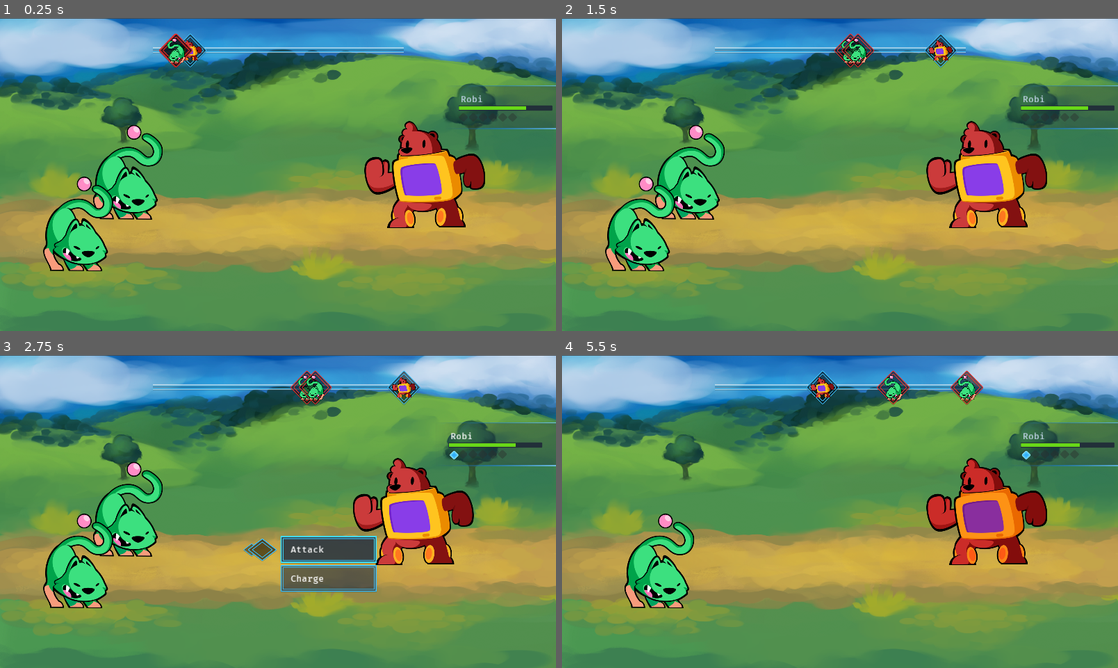
Above: before the commit, frames 1-4 (two rows, left to right).
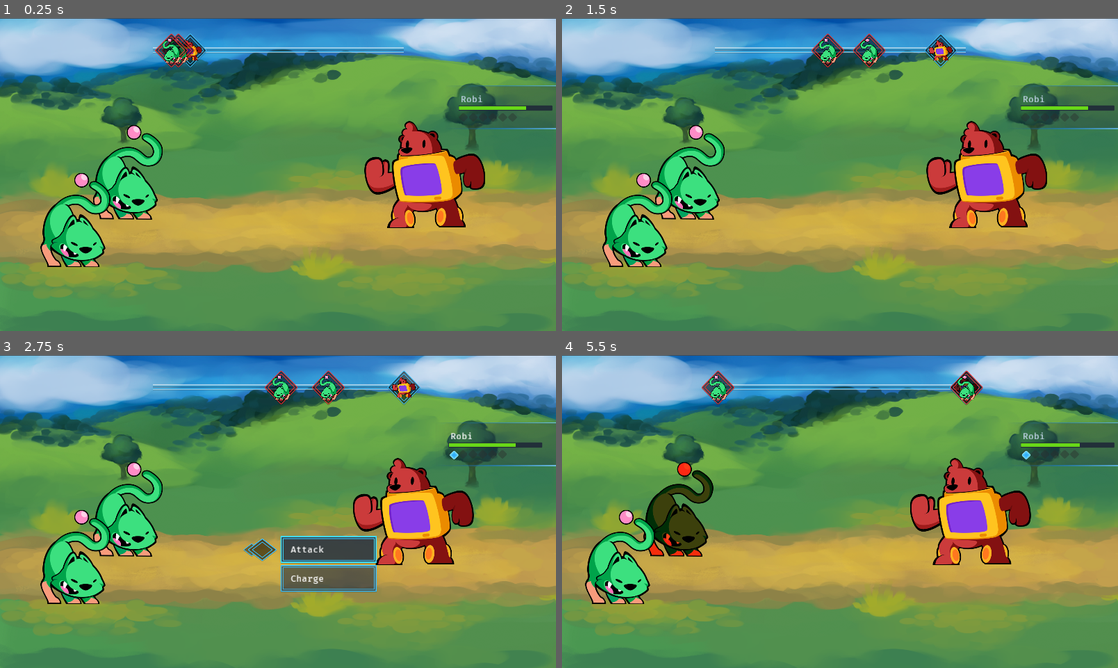
Above: after the commit, the same moments.

Repository: gdquest-demos/godot-2d-jrpg-combat
Game: Godot game, scene res://CombatDemo.tscn
Same seed, same stepped clock (60 frames per second), same inputs: the game is played once before the commit and once after it.
Inputs:
- Up to frame 1 (0.25 s): no input
- Up to frame 2 (1.5 s): tap Enter (ui_accept) at 0.5, 0.77 s; hold Right (ui_right) 0.53-1.28 s; hold Down (ui_down) from 1.28 s (still down)
- Up to frame 3 (2.75 s): tap Enter (ui_accept) at 1.52 s; release Down (ui_down) at 2.03 s; hold Right (ui_right) from 2.03 s (still down)
- Up to frame 4 (5.5 s): release Right (ui_right) at 2.78 s; hold Up (ui_up) 2.78-3.53 s; tap Enter (ui_accept) at 3.02, 3.77, 4.52 s; hold Left (ui_left) 3.53-5.03 s; hold Down (ui_down) from 5.03 s (still down)

The runs differ from the first frame. In frame 1, 2.0% of the frame differs, in the area x 7-35%, y 4-81%; in frame 2, 2.5%; in frame 3, 2.6%; in frame 4, 12%, in the area x 4-88%, y 4-81%.

Commit message:
Add animated damage label, update battlers

Diff:
--- a/godot/CombatDemo.gd
+++ b/godot/CombatDemo.gd
@@ -3,6 +3,7 @@
 onready var active_turn_queue := $ActiveTurnQueue
 onready var ui_turn_bar := $UI/UITurnBar
 onready var ui_battler_hud_list := $UI/UIBattlerHUDList
+onready var ui_damage_label_builder := $UI/UIDamageLabelBuilder
 
 
 func _ready() -> void:
@@ -14,3 +15,4 @@
 
 	ui_turn_bar.setup(active_turn_queue.battlers)
 	ui_battler_hud_list.setup(in_party)
+	ui_damage_label_builder.setup(battlers)
--- a/godot/CombatDemo.tscn
+++ b/godot/CombatDemo.tscn
@@ -1,44 +1,23 @@
-[gd_scene load_steps=21 format=2]
+[gd_scene load_steps=13 format=2]
 
 [ext_resource path="res://CombatSystem/Background/grasslands.png" type="Texture" id=1]
-[ext_resource path="res://CombatSystem/Battler/Actions/AttackAction.gd" type="Script" id=2]
+[ext_resource path="res://CombatSystem/UserInterface/UIDamageLabelBuilder.tscn" type="PackedScene" id=3]
 [ext_resource path="res://CombatSystem/UserInterface/UISelectBattlerArrow.tscn" type="PackedScene" id=4]
 [ext_resource path="res://CombatSystem/ActiveTurnQueue.gd" type="Script" id=5]
 [ext_resource path="res://CombatSystem/Battler/Characters/BugCat.tscn" type="PackedScene" id=6]
-[ext_resource path="res://CombatSystem/Battler/Battler.gd" type="Script" id=7]
-[ext_resource path="res://CombatSystem/Battler/Animation/BattlerAnim.tscn" type="PackedScene" id=8]
 [ext_resource path="res://CombatSystem/Battler/Characters/Bear.tscn" type="PackedScene" id=9]
-[ext_resource path="res://CombatSystem/Battler/BattlerUIData.gd" type="Script" id=10]
 [ext_resource path="res://CombatDemo.gd" type="Script" id=11]
 [ext_resource path="res://CombatSystem/UserInterface/UITurnBar/UITurnBar.tscn" type="PackedScene" id=12]
 [ext_resource path="res://CombatSystem/Battler/BattlerStats.gd" type="Script" id=13]
 [ext_resource path="res://CombatSystem/UserInterface/UIBattlerHUD/UIBattlerHUDList.tscn" type="PackedScene" id=14]
-[ext_resource path="res://CombatSystem/Battler/AI/BattlerAI.gd" type="Script" id=15]
 [ext_resource path="res://CombatSystem/UserInterface/UIActionMenu/UIActionMenu.tscn" type="PackedScene" id=16]
-[ext_resource path="res://CombatSystem/Battler/Animation/bugcat.png" type="Texture" id=17]
-
-
 
 [sub_resource type="Resource" id=1]
 script = ExtResource( 13 )
 max_health = 100.0
 max_energy = 6
-attack = 12.0
-speed = 38.0
-
-[sub_resource type="Resource" id=2]
-script = ExtResource( 15 )
-
-[sub_resource type="Resource" id=3]
-script = ExtResource( 2 )
-label = "Attack"
-is_targetting_self = false
-is_targetting_all = false
-
-[sub_resource type="Resource" id=4]
-script = ExtResource( 10 )
-display_name = "BugCat"
-texture = ExtResource( 17 )
+attack = 22.0
+speed = 30.0
 
 [node name="CombatDemo" type="Node2D"]
 script = ExtResource( 11 )
@@ -64,26 +43,9 @@
 [node name="BugCat" parent="ActiveTurnQueue" instance=ExtResource( 6 )]
 position = Vector2( 441.6, 695.008 )
 
-[node name="BugCat2" type="Node2D" parent="ActiveTurnQueue"]
-position = Vector2( 269.6, 871.168 )
-script = ExtResource( 7 )
-__meta__ = {
-"_edit_group_": true
-}
+[node name="BugCat2" parent="ActiveTurnQueue" instance=ExtResource( 6 )]
+position = Vector2( 260.636, 860.098 )
 stats = SubResource( 1 )
-ai = SubResource( 2 )
-actions = [ SubResource( 3 ) ]
-ui_data = SubResource( 4 )
-
-[node name="BattlerAnim" parent="ActiveTurnQueue/BugCat2" instance=ExtResource( 8 )]
-scale = Vector2( -1, 1 )
-
-[node name="Pivot" parent="ActiveTurnQueue/BugCat2/BattlerAnim" index="0"]
-scale = Vector2( -1, 1 )
-
-[node name="mascot-cat" type="Sprite" parent="ActiveTurnQueue/BugCat2/BattlerAnim/Pivot" index="1"]
-texture = ExtResource( 17 )
-offset = Vector2( 0, -160.809 )
 
 [node name="UI" type="CanvasLayer" parent="."]
 
@@ -96,6 +58,5 @@
 [node name="UIBattlerHUDList" parent="UI" instance=ExtResource( 14 )]
 margin_top = 232.0
 margin_bottom = -164.0
-[connection signal="animation_finished" from="ActiveTurnQueue/BugCat2/BattlerAnim" to="ActiveTurnQueue/BugCat2" method="_on_BattlerAnim_animation_finished"]
 
-[editable path="ActiveTurnQueue/BugCat2/BattlerAnim"]
+[node name="UIDamageLabelBuilder" parent="UI" instance=ExtResource( 3 )]
--- a/godot/CombatSystem/Battler/Animation/BattlerAnim.gd
+++ b/godot/CombatSystem/Battler/Animation/BattlerAnim.gd
@@ -10,7 +10,8 @@
 
 onready var anim_player: AnimationPlayer = $Pivot/AnimationPlayer
 onready var tween: Tween = $Tween
-onready var anchor: Position2D = $FrontAnchor
+onready var anchor_front: Position2D = $FrontAnchor
+onready var anchor_top: Position2D = $TopAnchor
 
 
 func _ready() -> void:
@@ -26,8 +27,12 @@
 	anim_player.queue(anim_name)
 
 
-func get_anchor_global_position() -> Vector2:
-	return anchor.global_position
+func get_front_anchor_global_position() -> Vector2:
+	return anchor_front.global_position
+
+
+func get_top_anchor_global_position() -> Vector2:
+	return anchor_top.global_position
 
 
 func move_forward() -> void:
--- a/godot/CombatSystem/Battler/Animation/BattlerAnim.tscn
+++ b/godot/CombatSystem/Battler/Animation/BattlerAnim.tscn
@@ -48,7 +48,6 @@
 
 [node name="BattlerAnim" type="Position2D"]
 script = ExtResource( 1 )
-texture = null
 
 [node name="Pivot" type="Position2D" parent="."]
 
@@ -62,5 +61,8 @@
 
 [node name="FrontAnchor" type="Position2D" parent="."]
 
+[node name="TopAnchor" type="Position2D" parent="."]
+position = Vector2( 0, -287.788 )
+
 [node name="Tween" type="Tween" parent="."]
 [connection signal="animation_finished" from="Pivot/AnimationPlayer" to="." method="_on_AnimationPlayer_animation_finished"]
--- a/godot/CombatSystem/Battler/Battler.gd
+++ b/godot/CombatSystem/Battler/Battler.gd
@@ -69,8 +69,12 @@
 		battler_anim.play("take_damage")
 
 
-func get_anchor_global_position() -> Vector2:
-	return battler_anim.get_anchor_global_position()
+func get_front_anchor_global_position() -> Vector2:
+	return battler_anim.get_front_anchor_global_position()
+
+
+func get_top_anchor_global_position() -> Vector2:
+	return battler_anim.get_top_anchor_global_position()
 
 
 func is_player_controlled() -> bool:
--- a/godot/CombatSystem/Battler/Characters/Bear.tscn
+++ b/godot/CombatSystem/Battler/Characters/Bear.tscn
@@ -7,9 +7,6 @@
 [ext_resource path="res://CombatSystem/Battler/Actions/EnergyChargeAction.gd" type="Script" id=6]
 [ext_resource path="res://CombatSystem/Battler/BattlerUIData.gd" type="Script" id=7]
 [ext_resource path="res://CombatSystem/Battler/Animation/BattlerAnim.tscn" type="PackedScene" id=8]
-
-
-
 
 [sub_resource type="Resource" id=1]
 script = ExtResource( 1 )
@@ -50,6 +47,9 @@
 
 [node name="FrontAnchor" parent="BattlerAnim" index="1"]
 position = Vector2( -184.084, -123.471 )
+
+[node name="TopAnchor" parent="BattlerAnim" index="2"]
+position = Vector2( 0, -366.364 )
 [connection signal="animation_finished" from="BattlerAnim" to="." method="_on_BattlerAnim_animation_finished"]
 
 [editable path="BattlerAnim"]
--- a/godot/CombatSystem/Battler/Characters/BugCat.tscn
+++ b/godot/CombatSystem/Battler/Characters/BugCat.tscn
@@ -7,8 +7,6 @@
 [ext_resource path="res://CombatSystem/Battler/AI/BattlerAI.gd" type="Script" id=6]
 [ext_resource path="res://CombatSystem/Battler/BattlerUIData.gd" type="Script" id=7]
 [ext_resource path="res://CombatSystem/Battler/Animation/BattlerAnim.tscn" type="PackedScene" id=8]
-
-
 
 [sub_resource type="Resource" id=1]
 script = ExtResource( 6 )
@@ -36,11 +34,13 @@
 
 [node name="BattlerAnim" parent="." instance=ExtResource( 8 )]
 
-[node name="porcupine" type="Sprite" parent="BattlerAnim/Pivot" index="1"]
+[node name="Pivot" parent="BattlerAnim" index="0"]
+scale = Vector2( -1, 1 )
+
+[node name="Sprite" type="Sprite" parent="BattlerAnim/Pivot" index="1"]
 scale = Vector2( -1, 1 )
 texture = ExtResource( 5 )
 offset = Vector2( -1.42499e-05, -163 )
-flip_h = true
 
 [node name="FrontAnchor" parent="BattlerAnim" index="1"]
 position = Vector2( -215.887, -85.7196 )
--- a/godot/CombatSystem/Battler/battler_stats_default.tres
+++ b/godot/CombatSystem/Battler/battler_stats_default.tres
@@ -6,5 +6,5 @@
 script = ExtResource( 1 )
 max_health = 100.0
 max_energy = 6
-attack = 45.0
-speed = 36.0
+attack = 12.0
+speed = 41.0
--- a/godot/CombatSystem/Battler/bear_stats.tres
+++ b/godot/CombatSystem/Battler/bear_stats.tres
@@ -6,5 +6,5 @@
 script = ExtResource( 1 )
 max_health = 140.0
 max_energy = 6
-attack = 250.0
+attack = 32.0
 speed = 60.0
--- a/godot/CombatSystem/UserInterface/UIBattlerHUD/UIEnergyBar/UIEnergyBar.gd
+++ b/godot/CombatSystem/UserInterface/UIBattlerHUD/UIEnergyBar/UIEnergyBar.gd
@@ -17,7 +17,7 @@
 
 func set_value(amount: int) -> void:
 	var old_value := value
-	value = min(amount, max_value)
+	value = int(min(amount, max_value))
 	var difference := value - old_value
 	if difference > 0:
 		for i in range(old_value, value):
--- /dev/null
+++ b/godot/CombatSystem/UserInterface/UIDamageLabel.gd
@@ -0,0 +1,55 @@
+# Animated label displaying amounts of damage, healing, armor damage, or energy gained.
+class_name UIDamageLabel
+extends Node2D
+
+enum Types {HEAL, DAMAGE, ARMOR, ENERGY}
+
+const COLOR_TRANSPARENT := Color(1.0, 1.0, 1.0, 0.0)
+
+export var color_damage := Color("#b0305c")
+export var color_heal := Color("#3ca370")
+export var color_armor := Color("#f2a65e")
+export var color_energy := Color("#4da6ff")
+
+var _color: Color setget _set_color
+var _amount := 0
+
+onready var label: Label = $Label
+onready var tween: Tween = $Tween
+
+
+func setup(type: int, start_global_position: Vector2, amount: int) -> void:
+	global_position = start_global_position
+	_amount = amount
+
+	match type:
+		Types.DAMAGE:
+			_set_color(color_damage)
+		Types.HEAL:
+			_set_color(color_heal)
+		Types.ENERGY:
+			_set_color(color_energy)
+		Types.ARMOR:
+			_set_color(color_armor)
+
+
+func _ready() -> void:
+	label.text = str(_amount)
+	_animate()
+
+
+func _set_color(value: Color) -> void:
+	_color = value
+	if not is_inside_tree():
+		yield(self, "ready")
+	label.modulate = _color
+
+
+func _animate() -> void:
+	var angle := rand_range(-PI/3.0, PI*3.0)
+	var offset := Vector2.UP.rotated(angle) * 60.0
+	tween.interpolate_property(label, "rect_position", label.rect_position, label.rect_position + offset, 0.4, Tween.TRANS_QUAD, Tween.EASE_OUT)
+	tween.interpolate_property(self, "modulate", modulate, COLOR_TRANSPARENT, 0.1, Tween.TRANS_LINEAR, Tween.EASE_IN, 0.3)
+	tween.start()
+	yield(tween, "tween_all_completed")
+	queue_free()
--- /dev/null
+++ b/godot/CombatSystem/UserInterface/UIDamageLabel.tscn
@@ -0,0 +1,32 @@
+[gd_scene load_steps=3 format=2]
+
+[ext_resource path="res://CombatSystem/UserInterface/theme/fonts/text_extralarge.tres" type="DynamicFont" id=1]
+[ext_resource path="res://CombatSystem/UserInterface/UIDamageLabel.gd" type="Script" id=2]
+
+[node name="UIDamageLabel" type="Position2D"]
+script = ExtResource( 2 )
+color_damage = Color( 0.890196, 0.227451, 0.443137, 1 )
+color_heal = Color( 0.219608, 0.807843, 0.517647, 1 )
+color_armor = Color( 0.964706, 0.843137, 0.282353, 1 )
+color_energy = Color( 0.6, 0.717647, 0.831373, 1 )
+
+[node name="Label" type="Label" parent="."]
+anchor_left = 0.5
+anchor_top = 0.5
+anchor_right = 0.5
+anchor_bottom = 0.5
+margin_left = -64.0
+margin_top = -27.0
+margin_right = 65.0
+margin_bottom = 53.0
+rect_pivot_offset = Vector2( 52.5, 28 )
+custom_fonts/font = ExtResource( 1 )
+text = "999"
+align = 1
+valign = 1
+clip_text = true
+__meta__ = {
+"_edit_use_anchors_": false
+}
+
+[node name="Tween" type="Tween" parent="."]
--- /dev/null
+++ b/godot/CombatSystem/UserInterface/UIDamageLabelBuilder.gd
@@ -0,0 +1,18 @@
+class_name UIDamageLabelBuilder
+extends Node2D
+
+export var damage_label_scene: PackedScene = preload("UIDamageLabel.tscn")
+
+
+func setup(battlers: Array) -> void:
+	for battler in battlers:
+		var stats: BattlerStats = battler.stats
+		stats.connect("health_changed", self, "_on_BattlerStats_health_changed", [battler])
+
+
+func _on_BattlerStats_health_changed(old_value: int, new_value: int, battler: Battler) -> void:
+	var type: int = UIDamageLabel.Types.HEAL if new_value > old_value else UIDamageLabel.Types.DAMAGE
+
+	var label: UIDamageLabel = damage_label_scene.instance()
+	label.setup(type, battler.get_top_anchor_global_position(), abs(new_value - old_value))
+	add_child(label)
--- /dev/null
+++ b/godot/CombatSystem/UserInterface/UIDamageLabelBuilder.tscn
@@ -0,0 +1,6 @@
+[gd_scene load_steps=2 format=2]
+
+[ext_resource path="res://CombatSystem/UserInterface/UIDamageLabelBuilder.gd" type="Script" id=1]
+
+[node name="UIDamageLabelBuilder" type="Node2D"]
+script = ExtResource( 1 )
--- a/godot/CombatSystem/UserInterface/UISelectBattlerArrow.gd
+++ b/godot/CombatSystem/UserInterface/UISelectBattlerArrow.gd
@@ -50,7 +50,7 @@
 
 	_target_current = _targets[0]
 	scale.x = 1.0 if _target_current.is_party_member else -1.0
-	global_position = _target_current.get_anchor_global_position()
+	global_position = _target_current.get_front_anchor_global_position()
 	_anim_player.play("wiggle")
 
 
@@ -94,4 +94,4 @@
 
 func _set_target_current(value: Battler) -> void:
 	_target_current = value
-	_move_to(_target_current.get_anchor_global_position())
+	_move_to(_target_current.get_front_anchor_global_position())
--- /dev/null
+++ b/godot/CombatSystem/UserInterface/theme/fonts/text_extralarge.tres
@@ -0,0 +1,8 @@
+[gd_resource type="DynamicFont" load_steps=2 format=2]
+
+[ext_resource path="res://CombatSystem/UserInterface/theme/fonts/fira_mono_medium.ttf" type="DynamicFontData" id=1]
+
+[resource]
+size = 48
+use_filter = true
+font_data = ExtResource( 1 )
--- a/godot/project.godot
+++ b/godot/project.godot
@@ -70,6 +70,16 @@
 "path": "res://CombatSystem/UserInterface/UITurnBar/UIBattlerIcon.gd"
 }, {
 "base": "Node2D",
+"class": "UIDamageLabel",
+"language": "GDScript",
+"path": "res://CombatSystem/UserInterface/UIDamageLabel.gd"
+}, {
+"base": "Node2D",
+"class": "UIDamageLabelBuilder",
+"language": "GDScript",
+"path": "res://CombatSystem/UserInterface/UIDamageLabelBuilder.gd"
+}, {
+"base": "Node2D",
 "class": "UISelectBattlerArrow",
 "language": "GDScript",
 "path": "res://CombatSystem/UserInterface/UISelectBattlerArrow.gd"
@@ -87,6 +97,8 @@
 "UIActionMenu": "",
 "UIBattlerHUD": "",
 "UIBattlerIcon": "",
+"UIDamageLabel": "",
+"UIDamageLabelBuilder": "",
 "UISelectBattlerArrow": ""
 }
 
